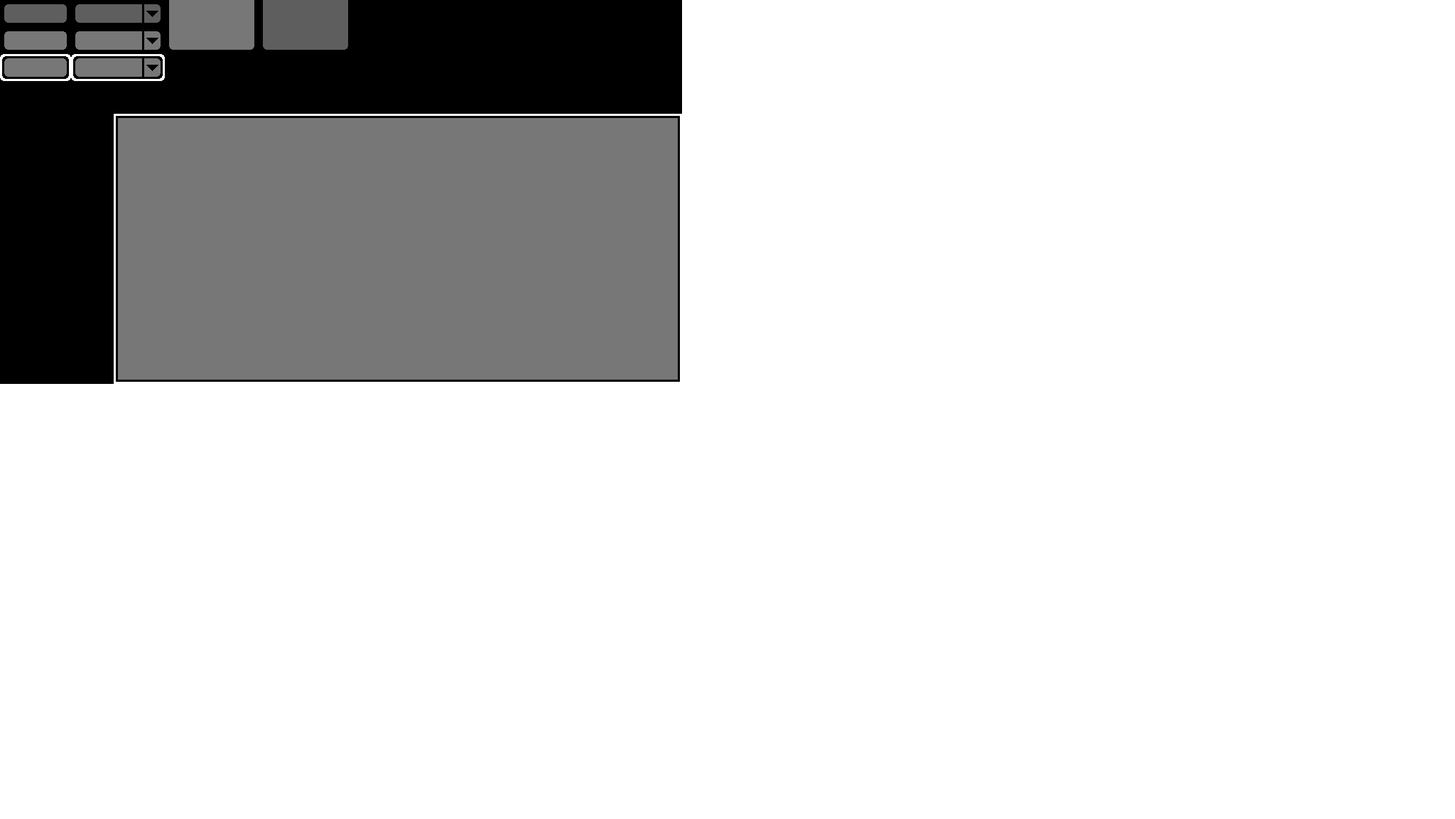
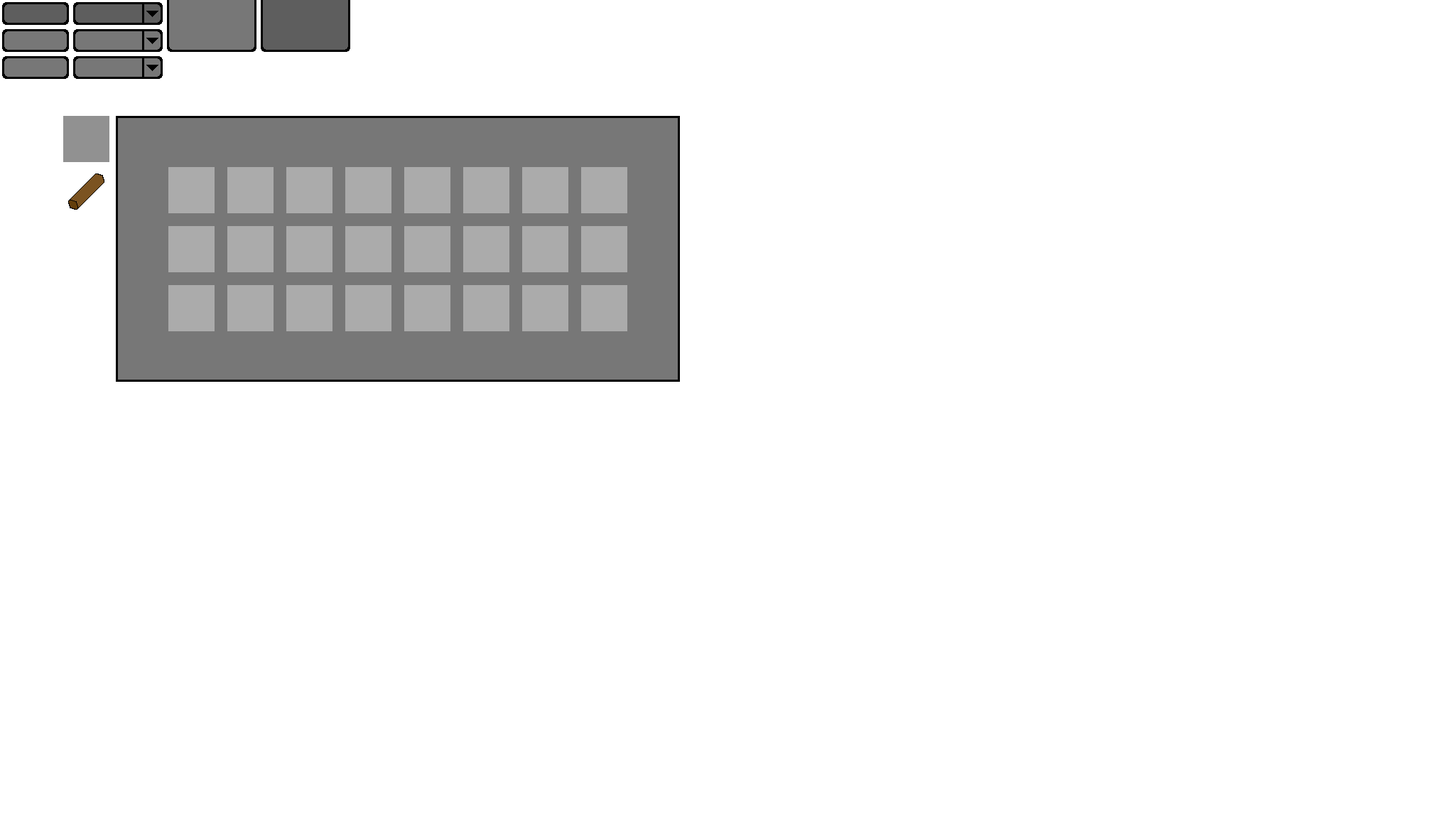
Before/after of a 1455×819 layered artwork. What changed in the layer stack:
painted on "UI2" over box(61, 113, 628, 332)
hid "screen" over box(0, 0, 683, 384)
